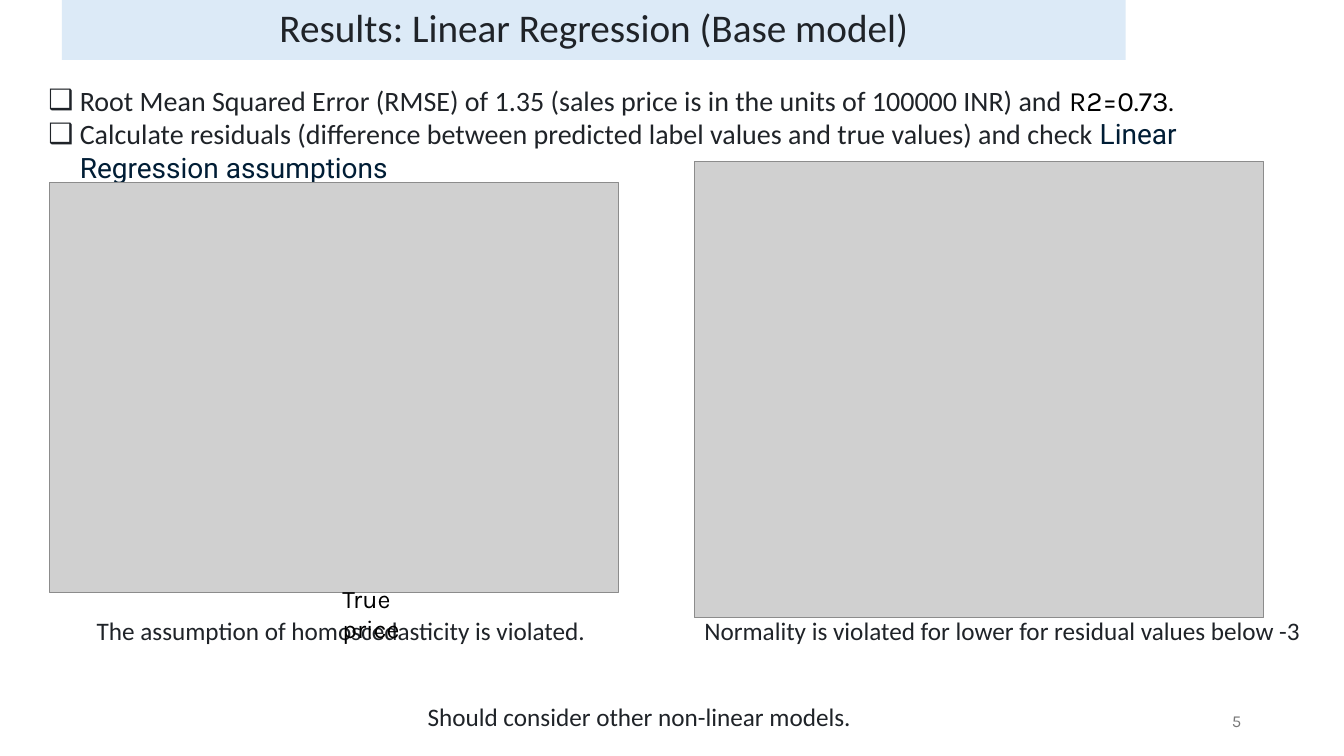
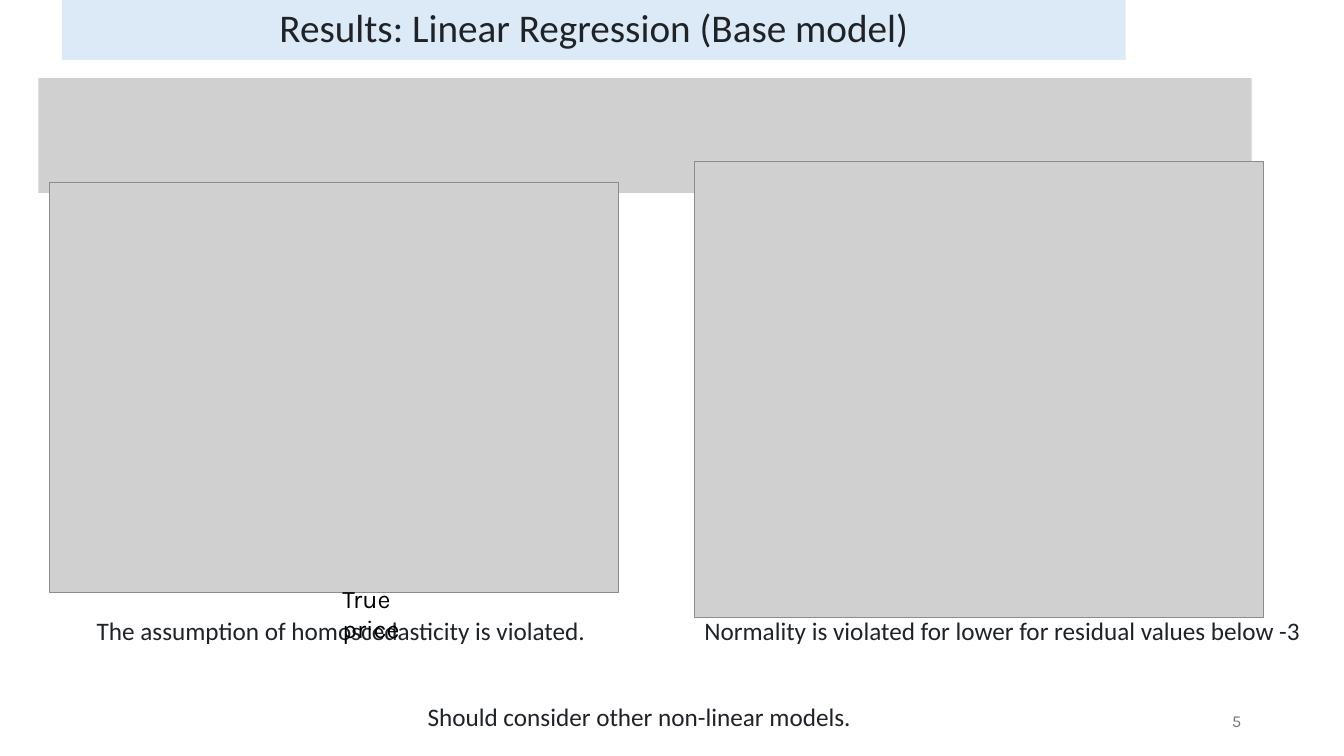
Before and after one commit to mariana-khach/Erdos_DSBootcamp_Fall2024_CarSalesPricePrediction, a slide deck: slide 5 of Report/Erdosfall2024_Car_sales_price_prediction_talk.pptx. Drawn at 1344x756 pixels with LibreOffice and Linux fonts; fonts in the diff are those of the drawing; grey boxes stand for pictures. Boxes give left, top, right and bottom in pixels: in the first picture for what was removed or moved away, otherwise in the second. Text is boxed around its words. In the diff, an @@ line names an element or a change of style, - is before the commit and + after.

```diff
--- a/Report/Erdosfall2024_Car_sales_price_prediction_talk.pptx
+++ b/Report/Erdosfall2024_Car_sales_price_prediction_talk.pptx
@@ picture added at (38,78,1252,193) @@
@@ text removed at (80,90,1177,185) @@
-❑ Root Mean Squared Error (RMSE) of 1.35 (sales price is in the units of 100000 INR) and R2=0.73.
-❑ Calculate residuals (difference between predicted label values and true values) and check Linear Regression assumptions
```
Also in this commit, not shown: 1 other slide changed, 5 other files.
